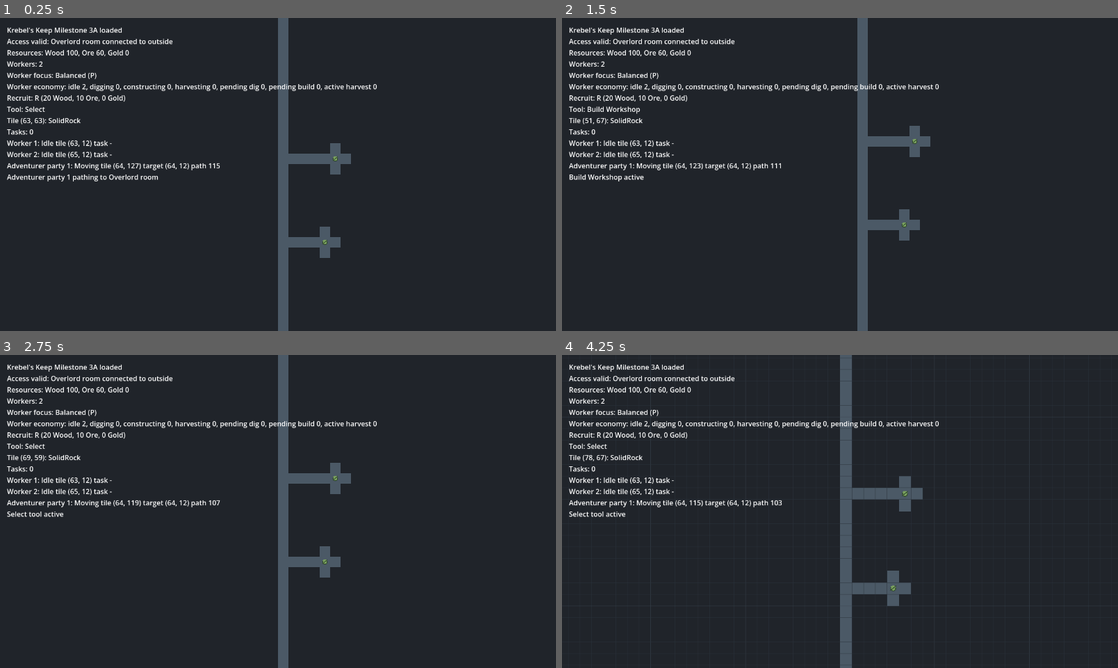
Above: before the commit, frames 1-4 (two rows, left to right).
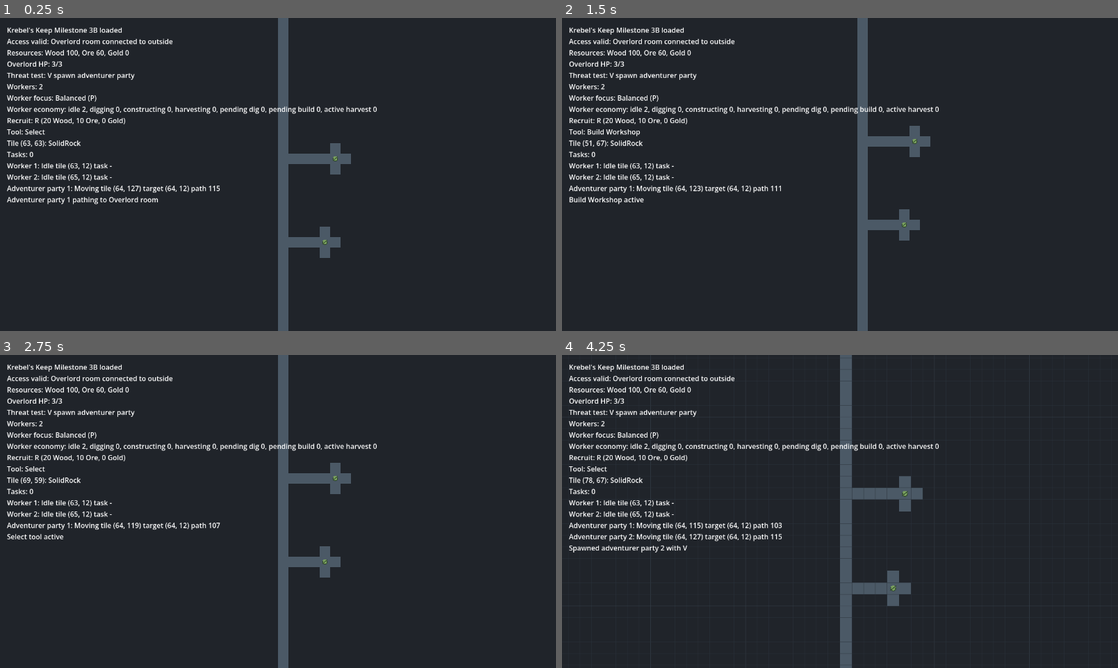
Above: after the commit, the same moments.

Repository: Servovicis/KrebelsKeep
Game: Godot game, scene res://scenes/main/Main.tscn
Same seed, same stepped clock (60 frames per second), same inputs: the game is played once before the commit and once after it.
Inputs (mouse positions are in pixels of both pictures, inside the frame that each line leads up to):
- Up to frame 1 (0.25 s): no input
- Up to frame 2 (1.5 s): tap Enter at 0.5 s; move the mouse to (962, 158) at 0.52 s; tap S (camera_down) at 0.6 s; tap H (tool_build_workshop) at 0.77 s; tap Space at 1.25 s; move the mouse to (728, 190) at 1.27 s; tap A (camera_left) at 1.35 s
- Up to frame 3 (2.75 s): tap H (tool_build_workshop) at 1.52 s; tap Enter at 2 s; move the mouse to (333, 442) at 2.02 s; tap D (camera_right) at 2.1 s
- Up to frame 4 (4.25 s): tap Space at 2.75 s; move the mouse to (812, 574) at 2.77 s; tap W (camera_up) at 2.85 s; tap H (tool_build_workshop) at 3.02, 3.77 s; tap Enter at 3.5 s; move the mouse to (1006, 558) at 3.52 s; hold Mouse wheel up (camera_zoom_in) from 3.53 s (still down); tap V (debug_spawn_adventurer, bound only after the commit) at 4.15 s

The runs differ from the first frame. In frame 1, 3.7% of the frame differs, in the area x 1-68%, y 3-60%; in frame 2, 3.6%; in frame 3, 3.5%; in frame 4, 3.9%, in the area x 1-68%, y 3-64%.

Commit message:
feat: add overlord threat stub

Diff:
--- a/project.godot
+++ b/project.godot
@@ -104,6 +104,11 @@
 "events": [Object(InputEventKey,"resource_local_to_scene":false,"resource_name":"","device":-1,"window_id":0,"alt_press …(190 unchanged characters)…
 ]
 }
+debug_spawn_adventurer={
+"deadzone": 0.5,
+"events": [Object(InputEventKey,"resource_local_to_scene":false,"resource_name":"","device":-1,"window_id":0,"alt_pressed":false,"shift_pressed":false,"ctrl_pressed":false,"meta_pressed":false,"pressed":false,"keycode":86,"physical_keycode":0,"key_label":0,"unicode":0,"location":0,"echo":false,"script":null)
+]
+}
 toggle_debug={
 "deadzone": 0.5,
 "events": [Object(InputEventKey,"resource_local_to_scene":false,"resource_name":"","device":-1,"window_id":0,"alt_press …(195 unchanged characters)…
--- a/scripts/core/adventurer_party.gd
+++ b/scripts/core/adventurer_party.gd
@@ -15,3 +15,4 @@
 var path: Array[Vector2i] = []
 var state: PartyState = PartyState.PATHING
 var reached_target := false
+var breached_overlord_room := false
--- a/scripts/core/main.gd
+++ b/scripts/core/main.gd
@@ -47,6 +47,7 @@
 const COLOR_ADVENTURER_BLOCKED := Color("d95f5f")
 const WORKER_SPEED_TILES_PER_SECOND := 4.0
 const ADVENTURER_SPEED_TILES_PER_SECOND := 3.0
+const OVERLORD_MAX_HP := 3
 const DIG_WORK_REQUIRED := 2.0
 const EMPTY_SOURCE_RETRY_INTERVAL := 1.0
 # Extractors can work nearby permanent sources. Adjacency is optimal because it
@@ -98,6 +99,8 @@
 var adventurer_parties: Array[RefCounted] = []
 var buildings: Dictionary = {}
 var harvest_buildings: Dictionary = {}
+var overlord_hp := OVERLORD_MAX_HP
+var overlord_loss_message := ""
 var next_task_id := 1
 var next_task_order := 1
 var last_message := "Ready"
@@ -112,7 +115,7 @@
 	access_valid = access_validator.is_overlord_room_connected(dungeon)
 	var access_message := "Access valid: Overlord room connected to outside" if access_valid else "Access invalid: Overlord room disconnected"
 
-	print("Krebel's Keep Milestone 3A loaded")
+	print("Krebel's Keep Milestone 3B loaded")
 	print(access_message)
 	_spawn_workers()
 	_spawn_initial_adventurer_party()
@@ -167,6 +170,8 @@
 		_try_recruit_worker()
 	elif event.is_action_pressed("cycle_worker_focus"):
 		_cycle_worker_focus()
+	elif event.is_action_pressed("debug_spawn_adventurer"):
+		_spawn_debug_adventurer_party()
 	elif event.is_action_pressed("select"):
 		match active_tool:
 			ToolMode.DIG:
@@ -339,9 +344,10 @@
 	if adventurer_lines.is_empty():
 		adventurer_lines.append("Adventurer parties: 0")
 
-	debug_label.text = "Krebel's Keep Milestone 3A loaded\n%s\nResources: %s\nWorkers: %d\nWorker focus: %s (P)\nWorker economy: %s\nRecruit: R (%s)\nTool: %s\n%s\nTasks: %s\n%s\n%s\n%s" % [
+	debug_label.text = "Krebel's Keep Milestone 3B loaded\n%s\nResources: %s\n%s\nThreat test: V spawn adventurer party\nWorkers: %d\nWorker focus: %s (P)\nWorker economy: %s\nRecruit: R (%s)\nTool: %s\n%s\nTasks: %s\n%s\n%s\n%s" % [
 		access_message,
 		resource_manager.get_debug_text(),
+		_get_overlord_threat_text(),
 		workers.size(),
 		_get_worker_focus_name(worker_focus),
 		_get_worker_economy_text(),
@@ -378,18 +384,38 @@
 func _spawn_initial_adventurer_party() -> void:
 	if not adventurer_parties.is_empty():
 		return
+	_spawn_adventurer_party()
+
+
+func _spawn_debug_adventurer_party() -> void:
+	var party := _spawn_adventurer_party()
+	if party == null:
+		return
+	if party.state == AdventurerPartyScript.PartyState.BLOCKED:
+		_update_debug_label()
+		queue_redraw()
+		return
+
+	last_message = "Spawned adventurer party %d with V" % party.id
+	print(last_message)
+	_update_debug_label()
+	queue_redraw()
+
+
+func _spawn_adventurer_party() -> RefCounted:
 	if dungeon.entrance_tiles.is_empty():
 		last_message = "Adventurer path blocked: no Entrance tile"
 		print(last_message)
-		return
+		return null
 
 	var party := AdventurerPartyScript.new()
-	party.id = 1
+	party.id = adventurer_parties.size() + 1
 	party.tile_position = dungeon.entrance_tiles[0]
 	party.world_position = _tile_center(party.tile_position)
 	party.target_tile = _find_adventurer_target_tile(party.tile_position)
 	adventurer_parties.append(party)
 	_plan_adventurer_path(party)
+	return party
 
 
 func _find_adventurer_target_tile(start_tile: Vector2i) -> Vector2i:
@@ -491,9 +517,27 @@
 	party.reached_target = true
 	party.path.clear()
 	party.state = AdventurerPartyScript.PartyState.REACHED_TARGET
-	last_message = "Adventurer party reached the Overlord room"
+	if not party.breached_overlord_room:
+		party.breached_overlord_room = true
+		overlord_hp = maxi(0, overlord_hp - 1)
+		if overlord_hp == 0:
+			overlord_loss_message = "Overlord defeated placeholder: dungeon would lose here"
+			last_message = overlord_loss_message
+		else:
+			last_message = "Adventurer party breached the Overlord room! Overlord HP: %d/%d" % [overlord_hp, OVERLORD_MAX_HP]
+	else:
+		last_message = "Adventurer party %d already breached the Overlord room" % party.id
 	print(last_message)
+	_update_debug_label()
 	queue_redraw()
+
+
+func _get_overlord_threat_text() -> String:
+	var threat_text := "Overlord HP: %d/%d" % [overlord_hp, OVERLORD_MAX_HP]
+	if overlord_loss_message != "":
+		threat_text += "\n%s" % overlord_loss_message
+
+	return threat_text
 
 
 func _try_recruit_worker() -> void:
@@ -1428,7 +1472,7 @@
 		AdventurerPartyScript.PartyState.MOVING:
 			return "Moving"
 		AdventurerPartyScript.PartyState.REACHED_TARGET:
-			return "ReachedTarget"
+			return "Breached"
 		AdventurerPartyScript.PartyState.BLOCKED:
 			return "Blocked"
 		_:
Not shown, changed: README.md
